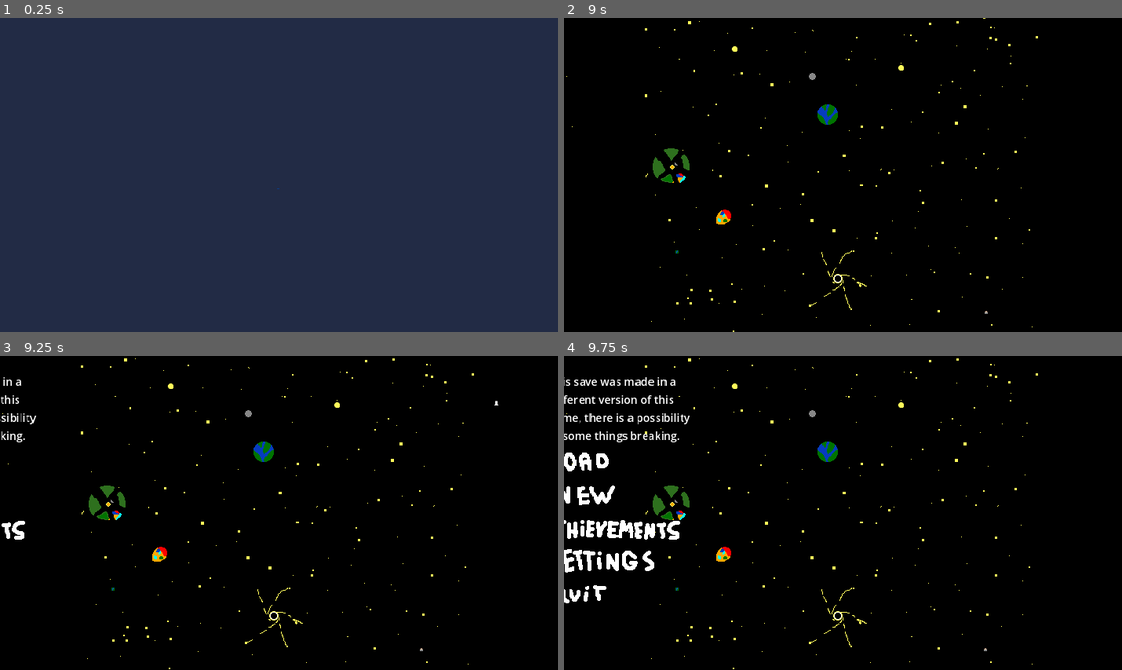
Above: before the commit, frames 1-4 (two rows, left to right).
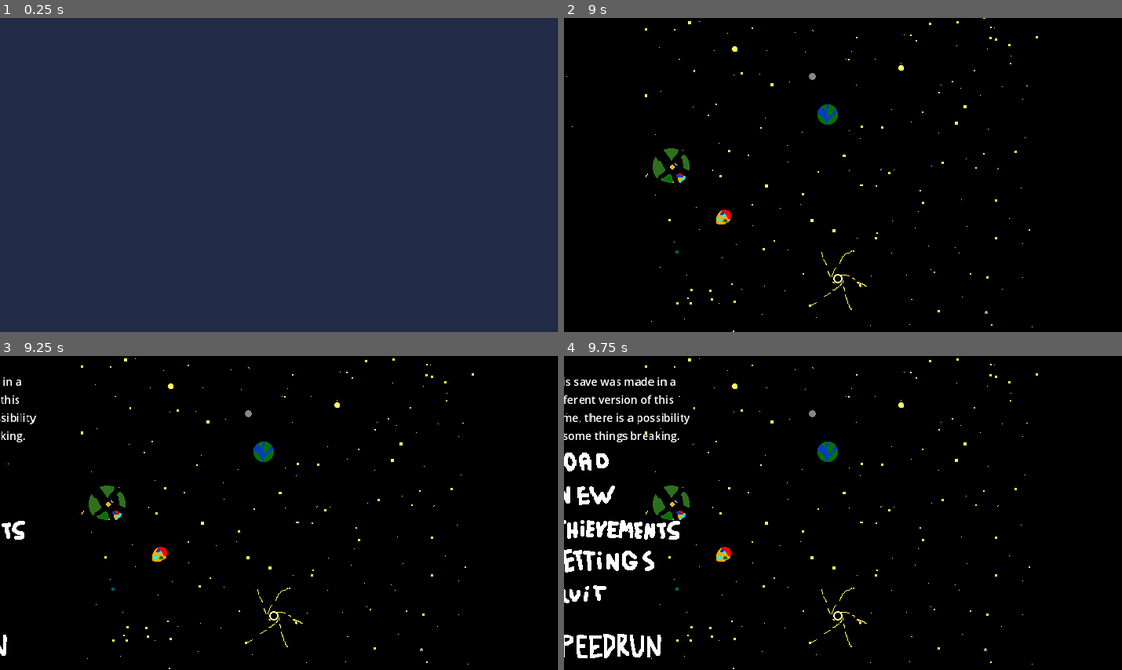
Above: after the commit, the same moments.

Repository: Ksawex4/Block-Jumper
Game: Godot game, scene res://Scenes/boot_screen.tscn
Same seed, same stepped clock (60 frames per second), same inputs: the game is played once before the commit and once after it. Sound files missing from this copy of the repository are replaced by a short silence.
Inputs (mouse positions are in pixels of both pictures, inside the frame that each line leads up to):
- Up to frame 1 (0.25 s): no input
- Up to frame 2 (9 s): tap Enter at 0.5, 2 s; move the mouse to (965, 159) at 0.52 s; hold 1 (FencyCam) 0.53-1.28 s; hold D (FencyRight) 0.53-2.03 s; tap W (FencyJump) at 0.77, 1.52, 3.02, 3.77, 4.52, 6.02, 6.77, 7.52 s; tap Space at 1.25, 4.25 s; move the mouse to (731, 190) at 1.27 s; tap 2 (PanLoduwkaCam) at 1.35 s; move the mouse to (898, 105) at 2.02 s; hold A (FencyLeft) 2.03-2.78 s; hold B (SpawnBouncy_onurB) 2.03-2.78 s; move the mouse to (815, 237) at 2.77 s; hold D (FencyRight) 2.78-4.28 s; tap 3 (ToastyCam) at 2.85, 8.1 s; move the mouse to (1010, 222) at 3.52 s; tap 0 at 3.6, 8.85 s; move the mouse to (675, 127) at 4.27 s; hold A (FencyLeft) 4.28-5.03 s; tap K at 4.35 s; move the mouse to (870, 175) at 5.02 s; hold D (FencyRight) 5.03-5.78 s; tap G at 5.1 s; move the mouse to (759, 96) at 5.77 s; hold A (FencyLeft) 5.78-7.28 s; tap 1 (FencyCam) at 5.85 s; move the mouse to (965, 159) at 6.52 s; hold 2 (PanLoduwkaCam) 6.53-7.28 s; move the mouse to (731, 190) at 7.27 s; hold D (FencyRight) from 7.28 s (still down); tap B (SpawnBouncy_onurB) at 7.35 s; move the mouse to (898, 105) at 8.02 s; move the mouse to (815, 237) at 8.77 s
- Up to frame 3 (9.25 s): keep holding D (FencyRight); tap W (FencyJump) at 9.02 s
- Up to frame 4 (9.75 s): release D (FencyRight) at 9.5 s; click (1060, 403) at 9.52 s

Frames 1-2 are identical in both runs. In frame 3, less than 0.1% of the frame differs, in the area x 0-90%, y 14-96%; in frame 4, 0.6%, in the area x 0-18%, y 88-97%.

Commit message:
Added Speedrun Mode

Diff:
--- /dev/null
+++ b/Scenes/GUI/speedrun_mode_menu.tscn
@@ -0,0 +1,51 @@
+[gd_scene load_steps=2 format=3 uid="uid://bwoda6al5nah2"]
+
+[ext_resource type="Script" uid="uid://calv5yro7hme7" path="res://Scripts/GUI/speedrun_mode_menu.gd" id="1_h0r61"]
+
+[node name="SpeedrunModeMenu" type="Window"]
+title = "Speedrun Mode Settings"
+initial_position = 1
+size = Vector2i(270, 160)
+visible = false
+script = ExtResource("1_h0r61")
+
+[node name="Toast" type="LineEdit" parent="."]
+offset_left = 1.0
+offset_top = 1.0
+offset_right = 217.0
+offset_bottom = 45.0
+placeholder_text = "Toast 0-100, -1 for random"
+
+[node name="Label" type="Label" parent="Toast"]
+layout_mode = 0
+offset_left = 216.0
+offset_top = 8.0
+offset_right = 268.0
+offset_bottom = 52.0
+text = "-1"
+
+[node name="START" type="Button" parent="."]
+offset_left = 97.0
+offset_top = 111.0
+offset_right = 184.0
+offset_bottom = 159.0
+text = "START"
+
+[node name="Saltniczka" type="Button" parent="."]
+offset_top = 48.0
+offset_right = 155.0
+offset_bottom = 93.0
+text = "Random Saltniczka"
+
+[node name="Label" type="Label" parent="Saltniczka"]
+layout_mode = 0
+offset_left = 157.0
+offset_top = 8.0
+offset_right = 197.0
+offset_bottom = 31.0
+text = "true"
+
+[connection signal="close_requested" from="." to="." method="_on_close_requested"]
+[connection signal="text_submitted" from="Toast" to="." method="_on_toast_text_submitted"]
+[connection signal="pressed" from="START" to="." method="_on_start_pressed"]
+[connection signal="pressed" from="Saltniczka" to="." method="_on_saltniczka_pressed"]
--- a/Scenes/Levels/title_screen.tscn
+++ b/Scenes/Levels/title_screen.tscn
@@ -8,8 +8,10 @@
 [ext_resource type="Texture2D" uid="uid://bnvxv36jc6f8" path="res://Assets/Sprites/GUI/Buttons/Achievements.png" id="4_hgm2k"]
 [ext_resource type="PackedScene" uid="uid://cvv0gpubt765j" path="res://Scenes/GUI/achievements_menu.tscn" id="6_kysdl"]
 [ext_resource type="Texture2D" uid="uid://du7ro4la741i4" path="res://Assets/Sprites/GUI/Buttons/Settings.png" id="6_oxd3l"]
+[ext_resource type="Texture2D" uid="uid://pb1vfwgvjiml" path="res://Assets/Sprites/GUI/Buttons/SpeedrunMode.png" id="8_shcqs"]
 [ext_resource type="PackedScene" uid="uid://clkawf7n1yg00" path="res://Scenes/GUI/settings_menu.tscn" id="8_w4sgk"]
 [ext_resource type="AudioStream" uid="uid://dmjhlutkjeexy" path="res://Assets/Audio/Music/souMainMenu.ogg" id="10_oxd3l"]
+[ext_resource type="PackedScene" uid="uid://bwoda6al5nah2" path="res://Scenes/GUI/speedrun_mode_menu.tscn" id="11_p5jl7"]
 [ext_resource type="PackedScene" uid="uid://cnapla1ydbe63" path="res://Scenes/Objects/Solids/tiles.tscn" id="11_vtciy"]
 [ext_resource type="PackedScene" uid="uid://chihoo373bwy7" path="res://Scenes/Objects/Items/saltniczka.tscn" id="12_72p0a"]
 
@@ -140,9 +142,26 @@
 theme_override_styles/normal = SubResource("StyleBoxEmpty_hgm2k")
 icon = ExtResource("3_sufyd")
 
+[node name="SpeedrunMode" type="Button" parent="TitleButtons"]
+layout_mode = 0
+offset_left = 4.0
+offset_top = 191.0
+offset_right = 164.0
+offset_bottom = 231.0
+theme_override_colors/icon_hover_color = Color(1, 1, 0, 1)
+theme_override_colors/icon_pressed_color = Color(1, 0.564706, 0, 1)
+theme_override_styles/focus = SubResource("StyleBoxEmpty_72p0a")
+theme_override_styles/hover_pressed = SubResource("StyleBoxEmpty_dgnw3")
+theme_override_styles/hover = SubResource("StyleBoxEmpty_h4qv3")
+theme_override_styles/pressed = SubResource("StyleBoxEmpty_oxd3l")
+theme_override_styles/normal = SubResource("StyleBoxEmpty_hgm2k")
+icon = ExtResource("8_shcqs")
+
 [node name="AchievementsMenu" parent="." instance=ExtResource("6_kysdl")]
 
 [node name="SettingsMenu" parent="." instance=ExtResource("8_w4sgk")]
+
+[node name="SpeedrunModeMenu" parent="." instance=ExtResource("11_p5jl7")]
 
 [node name="AudioStreamPlayer" type="AudioStreamPlayer" parent="."]
 process_mode = 3
@@ -160,3 +179,4 @@
 [connection signal="pressed" from="TitleButtons/Achievements" to="TitleButtons" method="_on_achievements_pressed"]
 [connection signal="pressed" from="TitleButtons/Settings" to="TitleButtons" method="_on_settings_pressed"]
 [connection signal="pressed" from="TitleButtons/Quit" to="TitleButtons" method="_on_quit_pressed"]
+[connection signal="pressed" from="TitleButtons/SpeedrunMode" to="TitleButtons" method="_on_speedrun_mode_pressed"]
--- a/Scenes/Objects/Others/smooth_camera.tscn
+++ b/Scenes/Objects/Others/smooth_camera.tscn
@@ -23,9 +23,9 @@
 
 [node name="Label" type="Label" parent="."]
 process_mode = 3
-offset_left = -19.0
+offset_left = -355.0
 offset_top = -63.0
-offset_right = 21.0
+offset_right = -315.0
 offset_bottom = -40.0
 script = ExtResource("2_6oxvd")
 
@@ -106,5 +106,12 @@
 action = "DeleteAllBouncy_onurBs"
 visibility_mode = 1
 
+[node name="SpeedrunTimer" type="Label" parent="."]
+offset_left = -44.0
+offset_top = -200.0
+offset_right = 45.0
+offset_bottom = -177.0
+text = "Timer: x:x:x"
+
 [connection signal="button_down" from="MobileControls/Joystick/Button" to="MobileControls/Joystick/joyknob" method="_on_button_button_down"]
 [connection signal="button_up" from="MobileControls/Joystick/Button" to="MobileControls/Joystick/joyknob" method="_on_button_button_up"]
--- a/Scripts/Characters/NPCs/bob.gd
+++ b/Scripts/Characters/NPCs/bob.gd
@@ -32,7 +32,7 @@
 		global_rotation += spinSpeed
 	if !chillGuy:
 		if players:
-			var player = players.pick_random()
+			var player: Node2D = players.pick_random()
 			if player:
 				var playerx: float = player.position.x
 				var playery: float = player.position.y
--- a/Scripts/FailedToRunWindow.gd
+++ b/Scripts/FailedToRunWindow.gd
@@ -12,4 +12,8 @@
 			file.store_string(SaveMan.Encode(data))
 			file.close()
 			print("[FailedToRunWindow.gd] Saved Bobs, data: ", data)
-	get_tree().quit()
+		if !PlayerStats.SpeedrunMode:
+			get_tree().quit()
+		else:
+			get_tree().reload_current_scene()
+			BobMan.ResetVariablesToDefault()
--- a/Scripts/GUI/achievements_menu.gd
+++ b/Scripts/GUI/achievements_menu.gd
@@ -1,6 +1,6 @@
 extends Window
 
-var text: String = "[color=yellow]Your current achievements ACH/8:[/color]\n"
+var text: String = "[color=yellow]Your current achievements ACH/" + str(AchievMan.AmountOfAchievements) + ":[/color]\n"
 var achTemplate: String = "[img]res://Assets/Sprites/Achievements/ACHIEVEMENT.png[/img]\n"
 
 func _ready() -> void:
--- /dev/null
+++ b/Scripts/GUI/speedrun_mode_menu.gd
@@ -0,0 +1,29 @@
+extends Window
+
+var toast: int = -1
+
+func _ready() -> void:
+	SignalMan.connect("ShowSpeedrunModeWindow", Callable(self, "show"))
+
+func _on_toast_text_submitted(new_text: String) -> void:
+	toast = int(new_text)
+	$Toast.text = ""
+	$Toast/Label.text = str(toast)
+
+func _on_start_pressed() -> void:
+	if LevelMan.Os != "Android":
+		DirAccess.remove_absolute("user://The Bobs have awoken.BOB")
+	else:
+		DirAccess.remove_absolute(SaveMan.AndroidSaveDirectory + "The Bobs have awoken.BOB")
+	LevelMan.SpeedrunTimer = {"Hours": 0, "Minutes": 0, "Seconds": 0, "Frames": 0}
+	NovaFunc.ResetAllGlobalsToDefault(true, true)
+	ToastEventMan.Toast = toast
+	PlayerStats.SpeedrunMode = true
+	get_tree().reload_current_scene()
+
+func _on_close_requested() -> void:
+	hide()
+
+func _on_saltniczka_pressed() -> void:
+	PlayerStats.SpeedrunModeRandomSaltniczka = not PlayerStats.SpeedrunModeRandomSaltniczka
+	$Saltniczka/Label.text = str(PlayerStats.SpeedrunModeRandomSaltniczka)
--- a/Scripts/GUI/title_buttons.gd
+++ b/Scripts/GUI/title_buttons.gd
@@ -41,3 +41,6 @@
 
 func _physics_process(_delta: float) -> void:
 	position = lerp(position, targetPosForBatons, 0.05)
+
+func _on_speedrun_mode_pressed() -> void:
+	SignalMan.emit_signal("ShowSpeedrunModeWindow")
--- a/Scripts/Globals/AchievementManager.gd
+++ b/Scripts/Globals/AchievementManager.gd
@@ -4,6 +4,7 @@
 var AchievementsToShow: Array = []
 var AchievementSound: String = "res://Assets/Audio/SFX/souAch.wav"
 var CanPlayerGetAchievements: bool = true
+var AmountOfAchievements: int = 8
 
 func _ready() -> void:
 	LoadAchievements()
@@ -30,7 +31,7 @@
 		SaveMan.AndroidSave(encodedString, "Achievements.bj")
 
 func LoadAchievements() -> void:
-	if FileAccess.file_exists("user://Achievements.bj") and LevelMan.Os != "Android" or LevelMan.Os == "Android" and SaveMan.AndroidFileExists("Achievements.bj"):
+	if !PlayerStats.SpeedrunMode and FileAccess.file_exists("user://Achievements.bj") and LevelMan.Os != "Android" or LevelMan.Os == "Android" and SaveMan.AndroidFileExists("Achievements.bj"):
 		var file: FileAccess
 		if LevelMan.Os != "Android":
 			file = FileAccess.open("user://Achievements.bj", FileAccess.READ)
--- a/Scripts/Globals/BobManager.gd
+++ b/Scripts/Globals/BobManager.gd
@@ -34,7 +34,7 @@
 
 func _process(_delta: float) -> void:
 	CheckIfShouldSpawnBob()
-	if !SpawnedBobs and SavedBobs != 7:
+	if !SpawnedBobs and SavedBobs != 8:
 		SpawnBobsFromSave()
 	if SavedBobs >= 1:
 		LevelMan.CanPlayerSave = false
@@ -43,9 +43,9 @@
 	if SavedBobs >= 2:
 		CanBobsGlitch = true
 	if SavedBobs >= 3:
+		CanBobsMoveThings = true
+	if SavedBobs >= 4:
 		CanBobsAddVelocity = true
-	if SavedBobs >= 4:
-		CanBobsMoveThings = true
 	if SavedBobs >= 5 and SavedBobs != 7 and SavedBobs != 9:
 		if get_tree().current_scene != null:
 			if get_tree().current_scene.has_node("AudioStreamPlayer"):
@@ -137,13 +137,13 @@
 
 func Bob6() -> void:
 	if !Done and get_tree().current_scene:
+		Done = true
 		print("[BobManager.gd] Bob6 started successfully")
-		Done = true
 		var songs: Array = ["souMainMenu.ogg", "souTrash.ogg", "souZworkaSong.ogg", "sOuZWOrkASOOOOOnG.ogg", "newbob.ogg"]
 		if len(songs) != 0:
 			for song: String in songs:
 				var path: String = "res://Assets/Audio/Music/" + song
-				var streamer = load(path)
+				var streamer: Resource = load(path)
 				if streamer:
 					var audiPlayer: AudioStreamPlayer = AudioStreamPlayer.new()
 					audiPlayer.stream = streamer
@@ -159,7 +159,7 @@
 
 func RemoveEveryPlayerExceptFency() -> void:
 	var players: Array = get_tree().get_nodes_in_group("players")
-	if players and players != []:
+	if players and players.size() != 1:
 		for player: Node2D in players:
 			if player.name != "Fency":
 				player.queue_free()
--- a/Scripts/Globals/LevelManager.gd
+++ b/Scripts/Globals/LevelManager.gd
@@ -6,10 +6,26 @@
 var CanPlayerSave: bool = true
 var FlyingThingAlive: bool = false
 var Os: String = OS.get_name() # Android, Windows, Linux
+var SpeedrunTimer: Dictionary = {"Hours": 0, "Minutes": 0, "Seconds": 0, "Frames": 0}
+
 
 func _ready() -> void:
 	SignalMan.connect("ChangedLevel", Callable(self, "OnLevelChanged"))
 	print("[LevelManager.gd] Loaded")
+	process_mode = Node.PROCESS_MODE_ALWAYS
+
+func _physics_process(_delta: float) -> void:
+	if PlayerStats.SpeedrunMode and AchievMan.Achievements.size() < AchievMan.AmountOfAchievements:
+		SpeedrunTimer["Frames"] += 1
+	if SpeedrunTimer["Frames"] >= 60:
+		SpeedrunTimer["Frames"] -= 60
+		SpeedrunTimer["Seconds"] += 1
+	if SpeedrunTimer["Seconds"] >= 60:
+		SpeedrunTimer["Seconds"] -= 60
+		SpeedrunTimer["Minutes"] += 1
+	if SpeedrunTimer["Minutes"] >= 60:
+		SpeedrunTimer["Minutes"] -= 60
+		SpeedrunTimer["Hours"] += 1
 
 func ChangeLevel(path: String) -> void:
 	get_tree().call_deferred("change_scene_to_file", path)
--- a/Scripts/Globals/PlayerStats.gd
+++ b/Scripts/Globals/PlayerStats.gd
@@ -11,6 +11,8 @@
 var DebugMode: bool = false
 var DuckPlayers: Array = []
 var JoystickPosVector: Vector2 = Vector2(0,0)
+var SpeedrunMode: bool = false
+var SpeedrunModeRandomSaltniczka: bool = true
 
 func _ready() -> void:
 	print("[PlayerStats.gd] Loaded")
--- a/Scripts/Globals/SignalManager.gd
+++ b/Scripts/Globals/SignalManager.gd
@@ -19,3 +19,5 @@
 signal ShowSettings() # pause_menu.gd/title_buttons.gd -> settings_menu.gd
 @warning_ignore("unused_signal")
 signal ChangedLevel() # LevelManager.gd
+@warning_ignore("unused_signal")
+signal ShowSpeedrunModeWindow()
--- a/Scripts/Globals/ToastEventManager.gd
+++ b/Scripts/Globals/ToastEventManager.gd
@@ -6,7 +6,6 @@
 
 func _ready() -> void:
 	SignalMan.connect("ChangedLevel", Callable(self, "ToastProcessing"))
-	GetNewToastAndStartEvent()
 	print("[ToastEventManager.gd] Loaded")
 
 func _process(_delta: float) -> void:
@@ -31,7 +30,9 @@
 	var event: String = GetToastEvent()
 	await get_tree().create_timer(0.1).timeout
 	match event:
-		"ToastAchievementSound": AchievMan.ChangeAchievementSound("res://Assets/Audio/SFX/souTOASTAch.wav")
+		"ToastAchievementSound":
+			if AchievMan.AchievementSound != "res://Assets/Audio/SFX/souTOASTAch.wav":
+				AchievMan.ChangeAchievementSound("res://Assets/Audio/SFX/souTOASTAch.wav")
 		"SpamQueen": SpamQueens()
 		"RandomDuckPlayer": ThisRandomPlayerIsNowADUCK()
 		"ToastyBeans": LevelMan.BeansAreToasts = true
--- a/Scripts/Objects/Items/saltniczka.gd
+++ b/Scripts/Objects/Items/saltniczka.gd
@@ -1,7 +1,7 @@
 extends CharacterBody2D
 
 func _ready() -> void:
-	if randi_range(0,100) == 6:
+	if randi_range(0,100) != 6 and PlayerStats.SpeedrunModeRandomSaltniczka:
 		print("[saltniczka.gd] Byeeeeeee, the random number is not 6")
 		queue_free()
 
--- a/Scripts/Objects/Others/smooth_camera.gd
+++ b/Scripts/Objects/Others/smooth_camera.gd
@@ -52,6 +52,10 @@
 
 	$Beans.text = "Beans: " + str(PlayerStats.GetBeans())
 
+	if PlayerStats.SpeedrunMode:
+		$SpeedrunTimer.show()
+		$SpeedrunTimer.text = str(LevelMan.SpeedrunTimer["Hours"]) + ":" + str(LevelMan.SpeedrunTimer["Minutes"]) + ":" + str(LevelMan.SpeedrunTimer["Seconds"]) + ":" + str(LevelMan.SpeedrunTimer["Frames"])
+
 	if achievementHidden and AchievMan.AchievementsToShow != []:
 		_showAchievements(AchievMan.AchievementsToShow.pop_front())
 
Binary file added: Assets/Sprites/GUI/Buttons/SpeedrunMode.png
Not shown, added: Assets/Sprites/GUI/Buttons/SpeedrunMode.png.import
Not shown: 1 places in Scenes/Levels/title_screen.tscn that only renumber resources
Not shown, added: Scripts/GUI/speedrun_mode_menu.gd.uid
